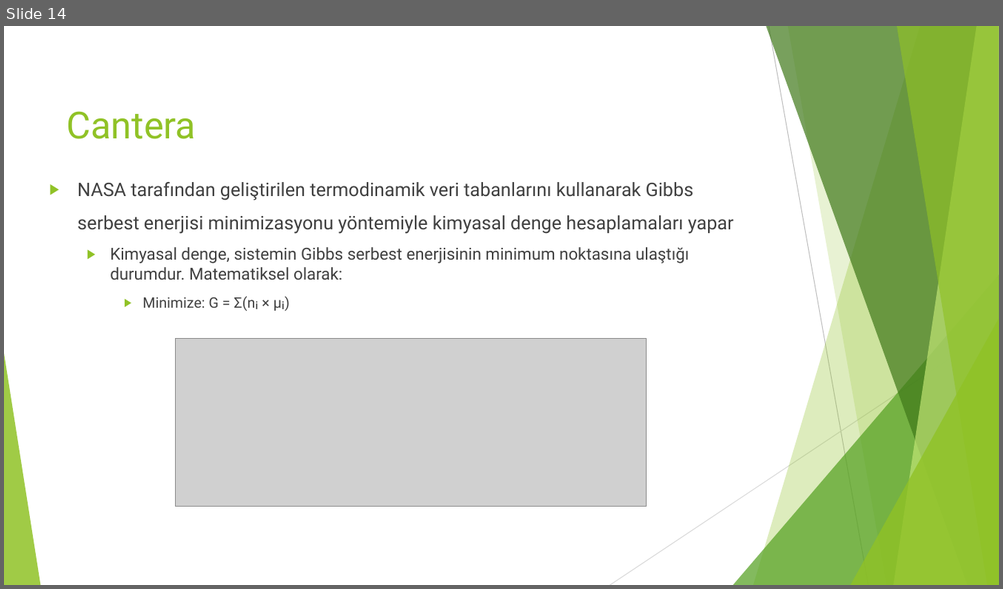
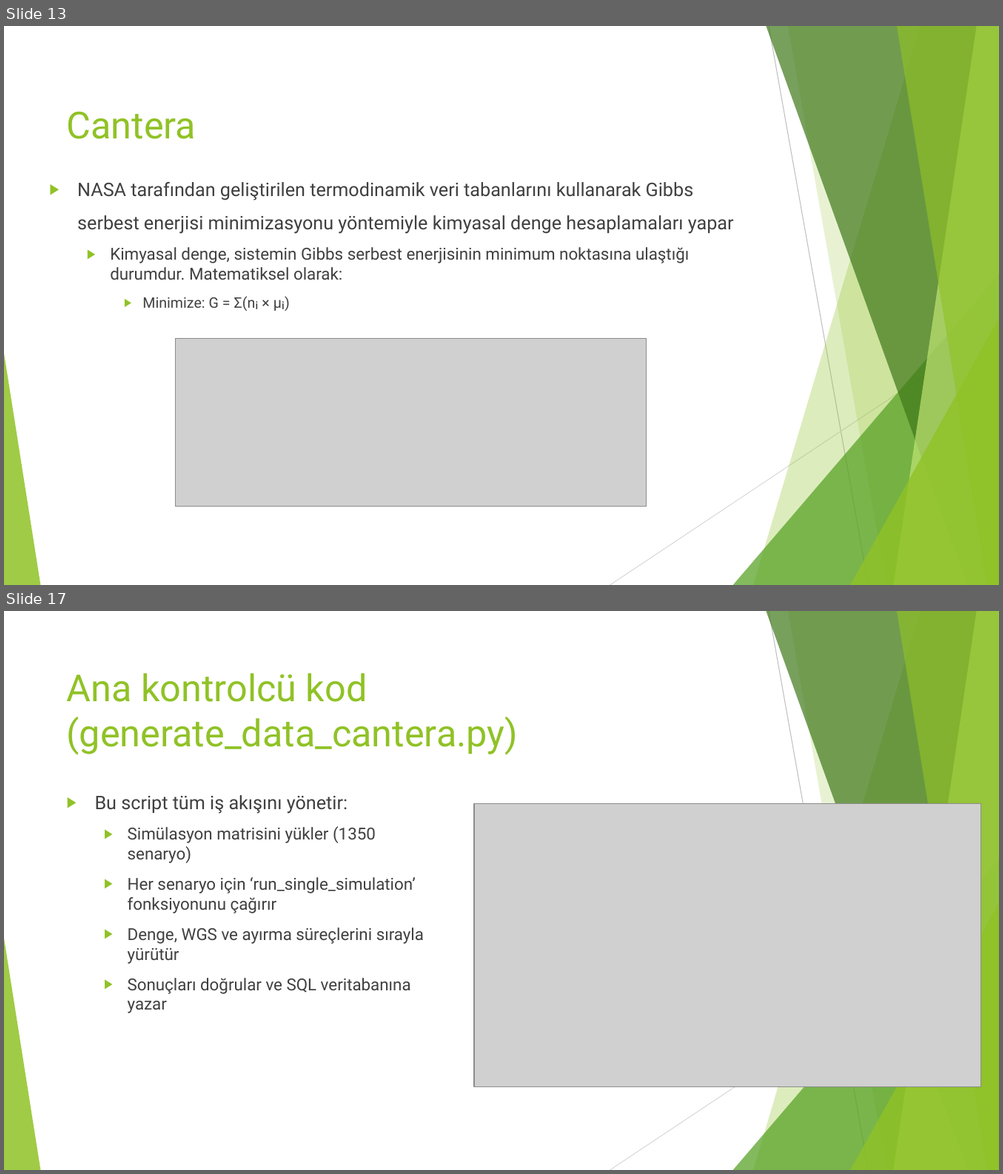
Before and after one commit to orhunuz-ftell/-biyokomurlestirme, a slide deck: tik4_sunum.pptx. Shown one above the other, each under a label of ours: slide 14 before the commit, slides 13 and 17 after it; the slides between them are not shown. The pictures are 1003x589 and 1003x1174 pixels, drawn with LibreOffice and Linux fonts; fonts in the diff are those of the drawing; grey boxes stand for pictures. Boxes give left, top, right and bottom in pixels: in the first picture for what was removed or moved away, otherwise in the second. Text is boxed around its words. In the diff, an @@ line names an element or a change of style, - is before the commit and + after.

```diff
--- a/tik4_sunum.pptx
+++ b/tik4_sunum.pptx
@@ slide 17 added at [4, 611, 999, 1170], background #FFFFFF; not listed: 10 template elements that a slide beside it also shows @@
@@ title added at [67, 673, 518, 755], 36 pt, text #90C226 @@
+Ana kontrolcü kod (generate_data_cantera.py)
@@ text added at [95, 795, 424, 1014], 16 pt, text #404040 @@
+▶ Bu script tüm iş akışını yönetir:
+  ▶ Simülasyon matrisini yükler (1350 senaryo)
+  ▶ Her senaryo için ‘run_single_simulation’ fonksiyonunu çağırır
+  ▶ Denge, WGS ve ayırma süreçlerini sırayla yürütür
+  ▶ Sonuçları doğrular ve SQL veritabanına yazar
@@ picture added at [474, 804, 981, 1087] @@
@@ what was slide 14 is now slide 13 @@
```
Also in this commit, not shown: 10 slides changed, 19 other slides added, 15 slides removed, 3 other files.
